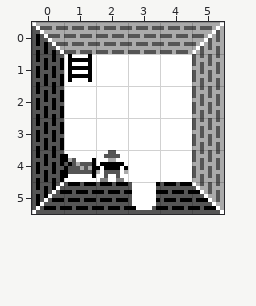
Tiled map -- Towd/Resources/Maps/home.tmx. Above, as it was before the edit.
Cells are 8x8 px. Shown: x 0..5, y 0..5.
The same view after the edit:
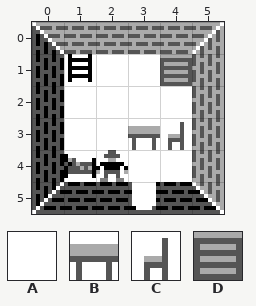
Key: from "Terrain": A 3 "Terrain", B 88 "Terrain", C 89 "Terrain", D 91 "Terrain".
_ is an empty cell, . an unchanged one.
Diff:
--- layer "RoomTiles"
@@ x 4..4 @@
-1 A
+1 D
@@ x 3..4 @@
-3 AA
+3 BC
